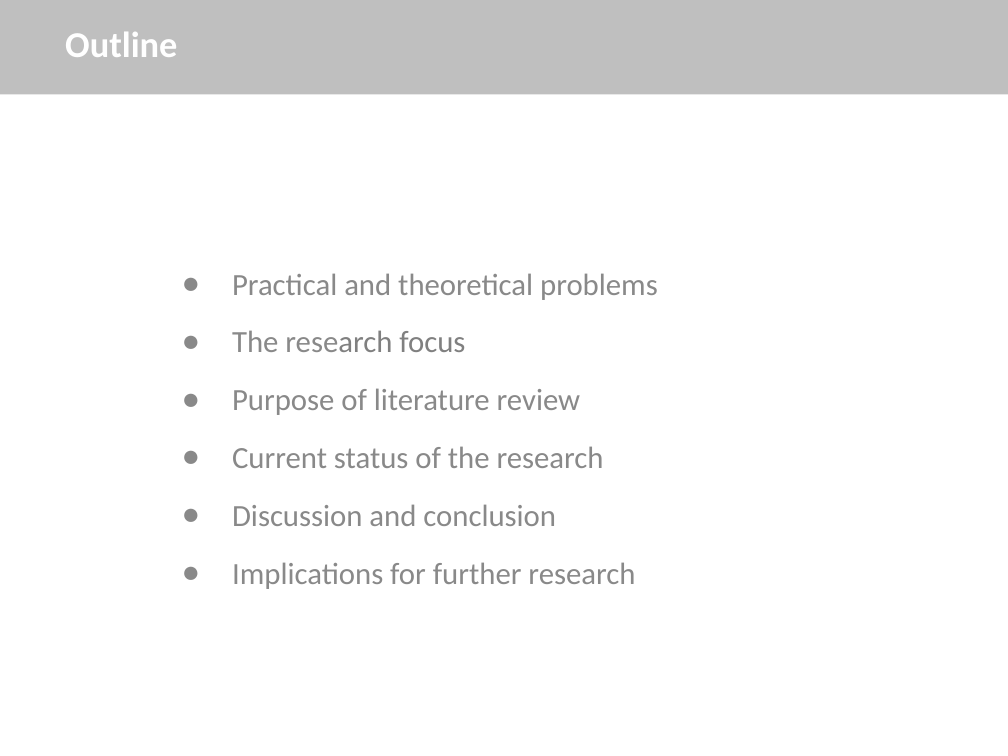
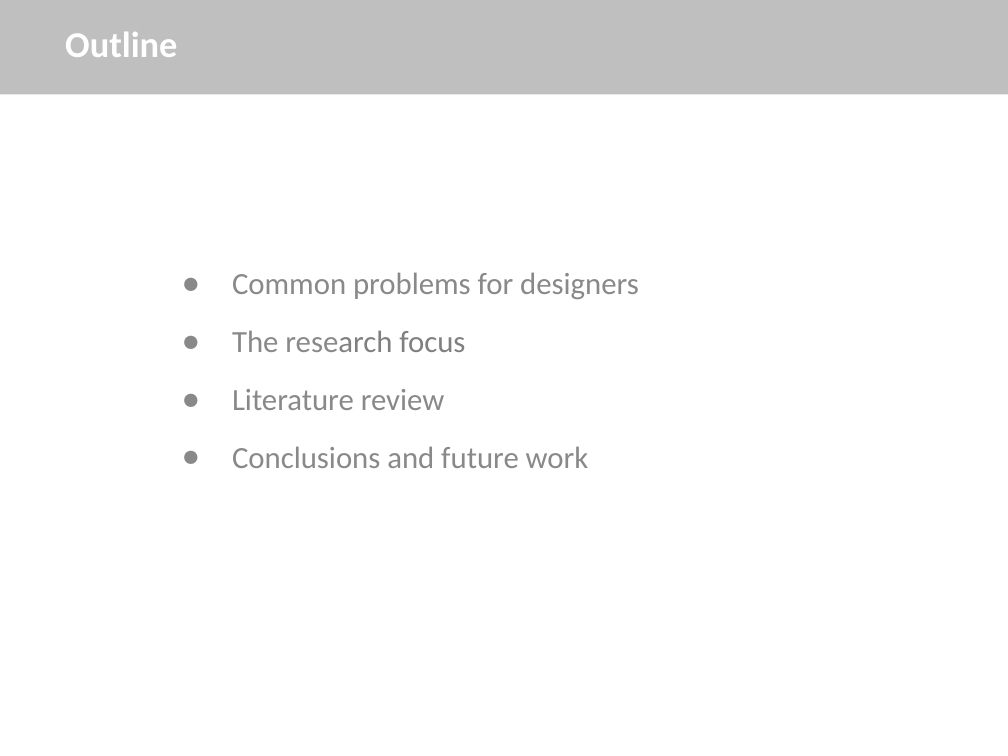
Before and after one commit to sunyingFUBerlin/PPT-for-IFKAD, a slide deck: slide 2 of ResearchProposal.pptx. Drawn at 1008x756 pixels with LibreOffice and Linux fonts; fonts in the diff are those of the drawing. Boxes give left, top, right and bottom in pixels: in the first picture for what was removed or moved away, otherwise in the second. Text is boxed around its words. In the diff, an @@ line names an element or a change of style, - is before the commit and + after.

```diff
--- a/ResearchProposal.pptx
+++ b/ResearchProposal.pptx
@@ text at (232, 272, 639, 299): text changed @@
-● Practical and theoretical problems
+● Common problems for designers
@@ text at (232, 389, 589, 468): text changed @@
-● Purpose of literature review
-● Current status of the research
-● Discussion and conclusion
-● Implications for further research
+● Literature review
+● Conclusions and future work
```
Also in this commit, not shown: 6 other slides changed, 1 slide removed.
